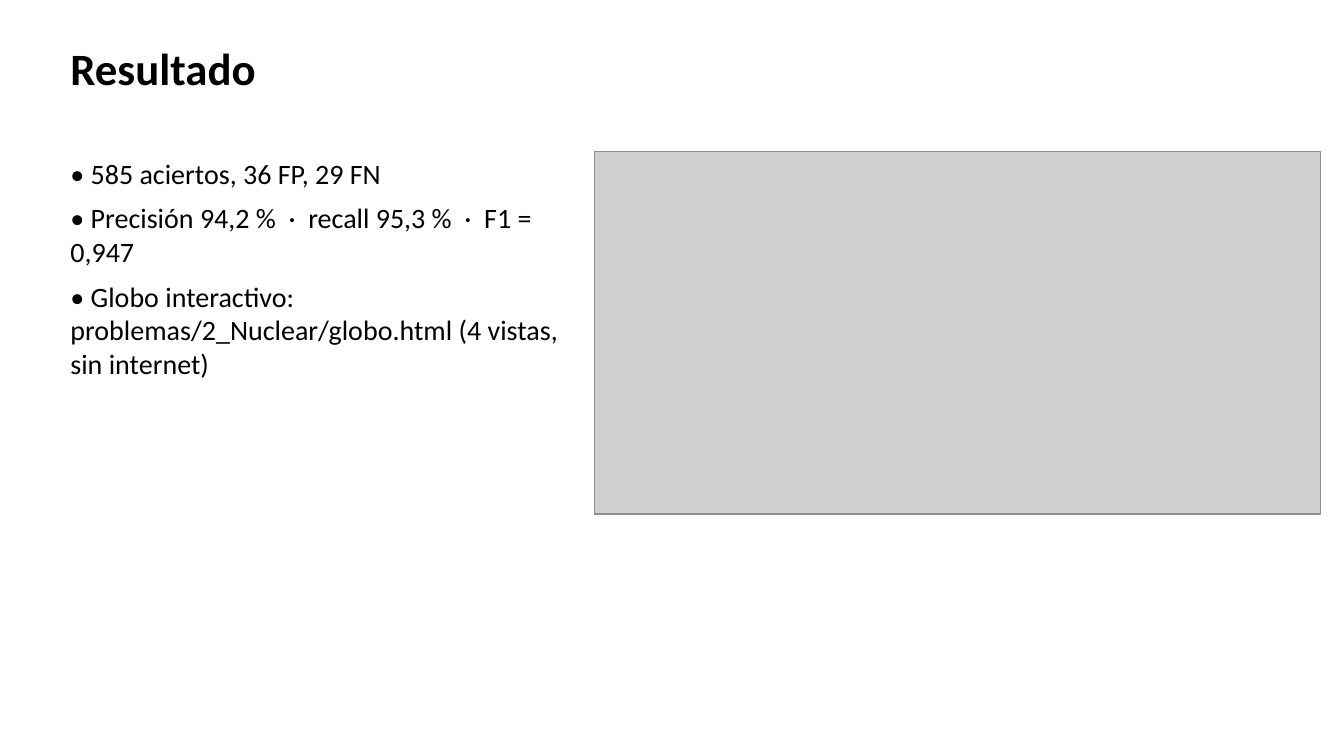
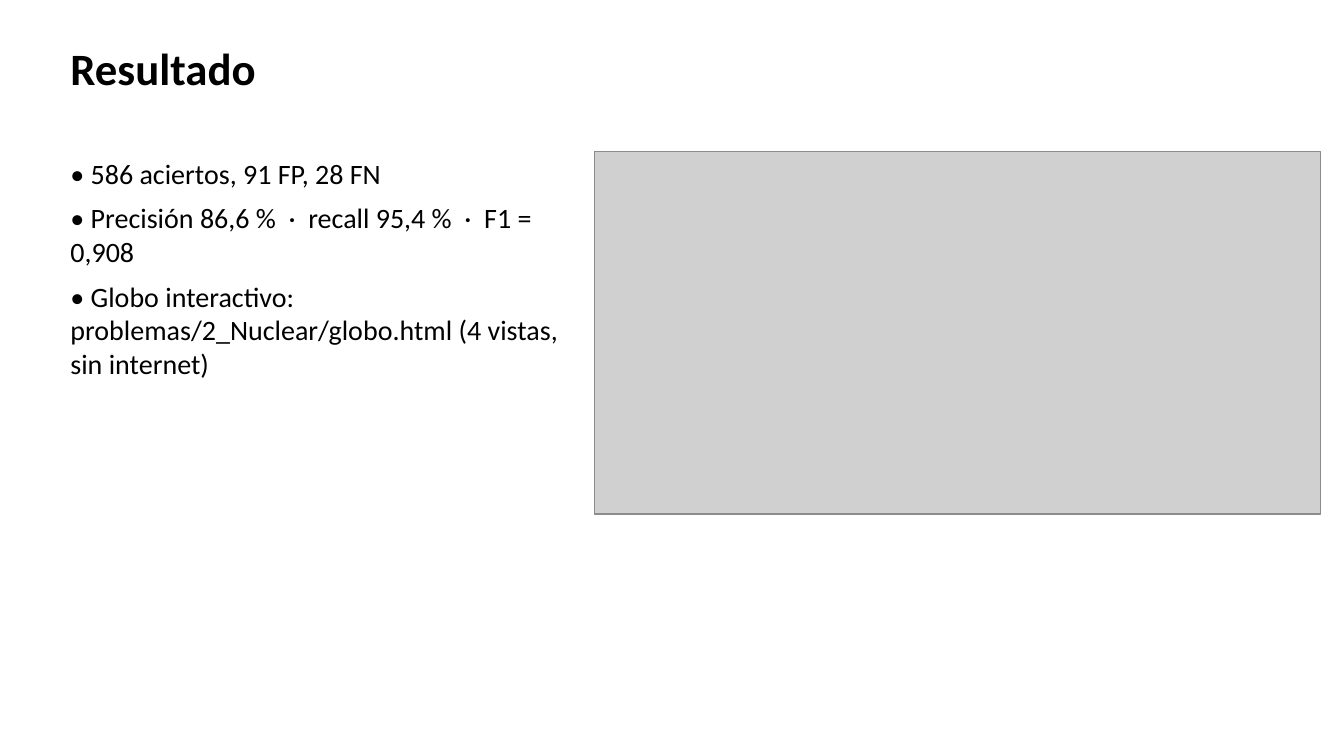
Before and after one commit to ArnauMontull/CPIA-Expo, a slide deck: slide 8 of presentacion/expo_cpia.pptx. Drawn at 1344x756 pixels with LibreOffice and Linux fonts; fonts in the diff are those of the drawing; grey boxes stand for pictures. Boxes give left, top, right and bottom in pixels: in the first picture for what was removed or moved away, otherwise in the second. Text is boxed around its words. In the diff, an @@ line names an element or a change of style, - is before the commit and + after.

```diff
--- a/presentacion/expo_cpia.pptx
+++ b/presentacion/expo_cpia.pptx
@@ text at (x1=70, y1=164, x2=511, y2=266): text changed @@
-• 585 aciertos, 36 FP, 29 FN
-• Precisión 94,2 % · recall 95,3 % · F1 = 0,947
+• 586 aciertos, 91 FP, 28 FN
+• Precisión 86,6 % · recall 95,4 % · F1 = 0,908
```
Also in this commit, not shown: 2 other slides changed, 11 other files.
